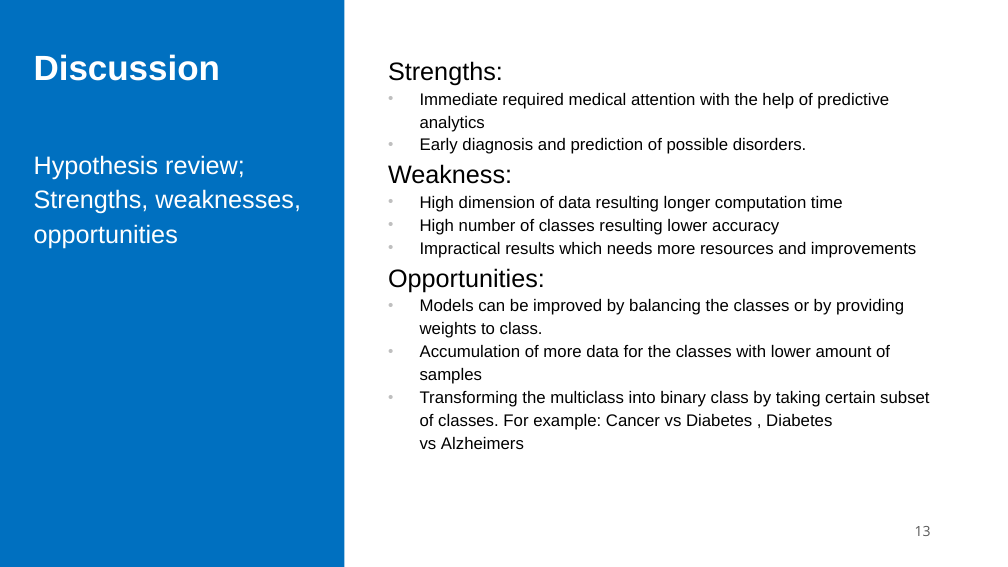
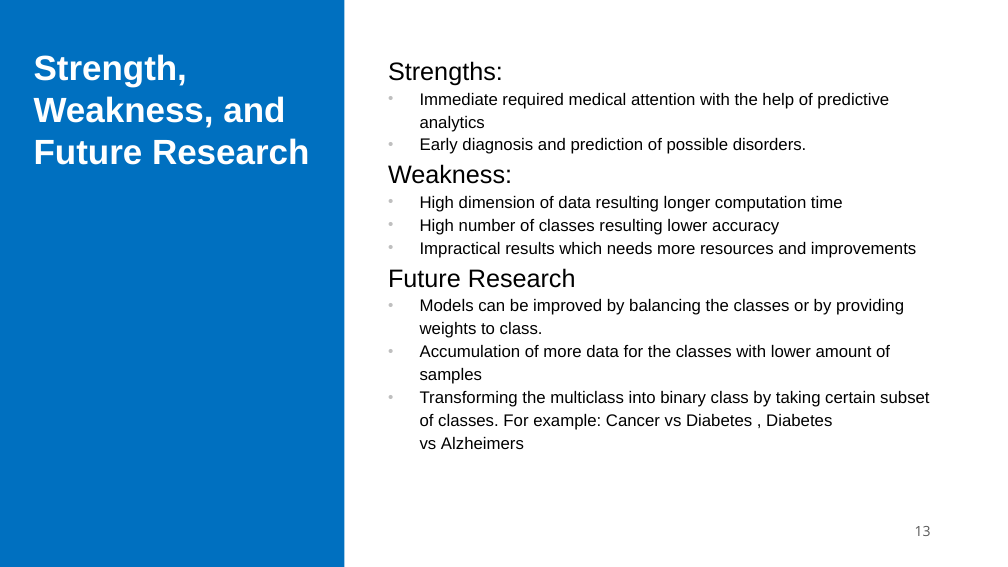
Before and after one commit to EmmaCOo/Prediction-of-the-Genetic-Disorders, a slide deck: slide 13 of docs/Executive_Summary-Team2.pptx. Drawn at 1008x567 pixels with LibreOffice and Linux fonts; fonts in the diff are those of the drawing. Boxes give left, top, right and bottom in pixels: in the first picture for what was removed or moved away, otherwise in the second. Text is boxed around its words. In the diff, an @@ line names an element or a change of style, - is before the commit and + after.

```diff
--- a/docs/Executive_Summary-Team2.pptx
+++ b/docs/Executive_Summary-Team2.pptx
@@ title at [34,54,309,165]: text changed @@
-Discussion
+Strength, Weakness, and Future Research
@@ text removed at [34,155,301,249] @@
-Hypothesis review;
-Strengths, weaknesses, opportunities
@@ text at [388,268,576,288]: text changed @@
-Opportunities:
+Future Research
```
Also in this commit, not shown: 2 other slides changed, 4 other files.
